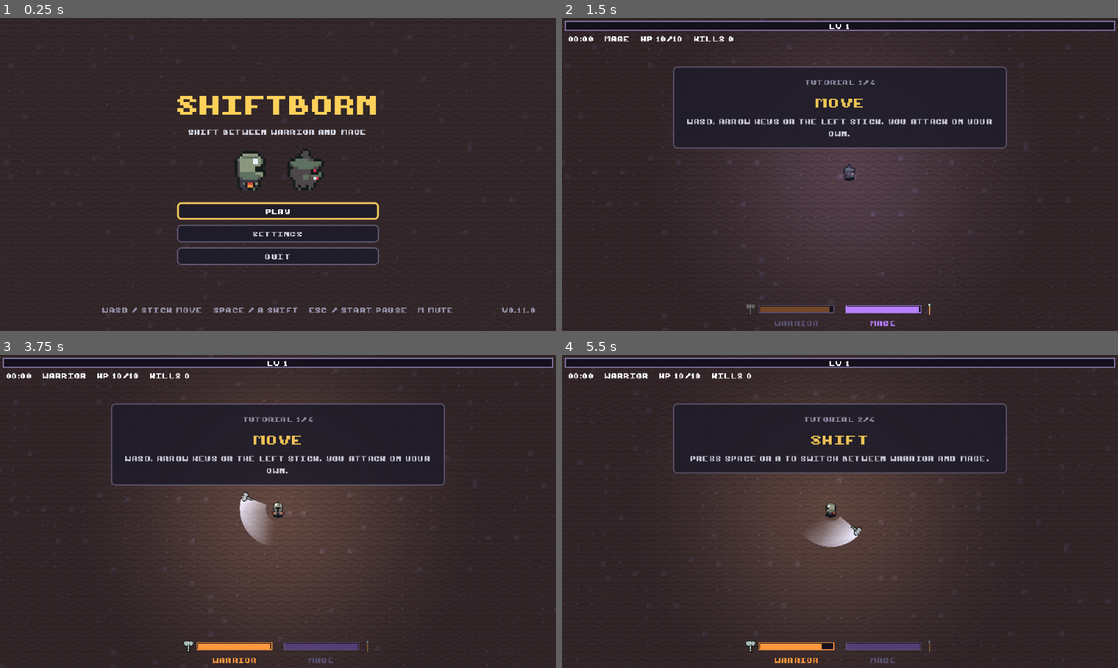
Above: before the commit, frames 1-4 (two rows, left to right).
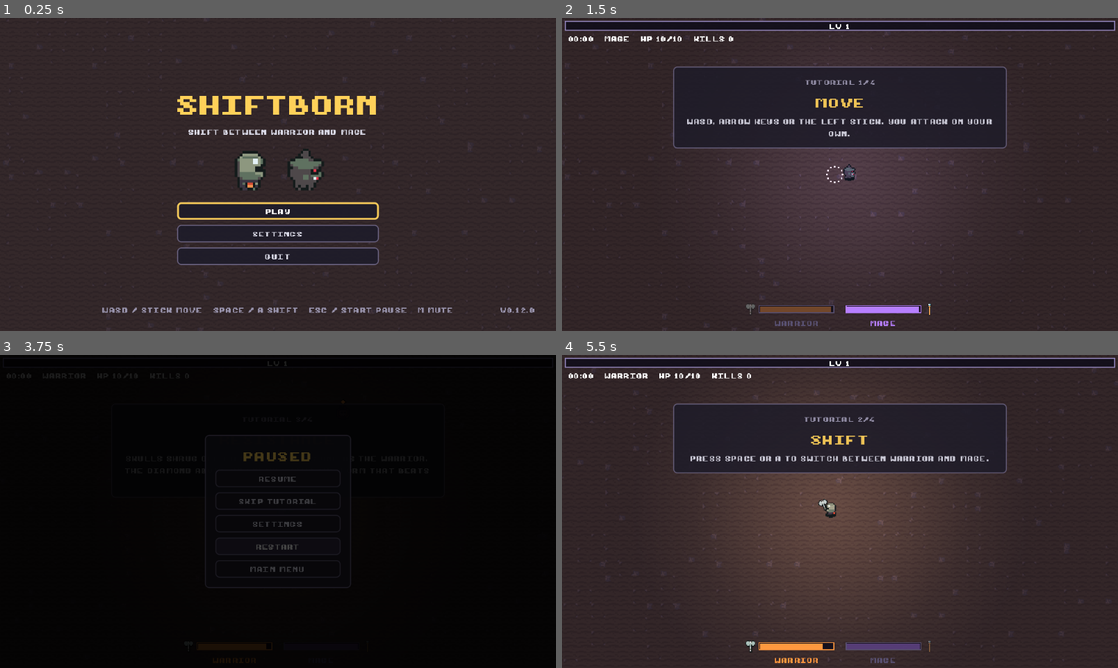
Above: after the commit, the same moments.

Repository: Unwin41/shiftborn
Game: Godot game, scene res://scenes/title.tscn
Same seed, same stepped clock (60 frames per second), same inputs: the game is played once before the commit and once after it.
Inputs (mouse positions are in pixels of both pictures, inside the frame that each line leads up to):
- Up to frame 1 (0.25 s): no input
- Up to frame 2 (1.5 s): click "PLAY" at 0.5 s; tap Enter at 1.25 s; move the mouse to (962, 158) at 1.27 s; hold D (move_right) from 1.28 s (still down); tap Space (shift_form) at 1.35 s
- Up to frame 3 (3.75 s): move the mouse to (166, 527) at 2.02 s; release D (move_right) at 2.03 s; hold S (move_down) 2.03-2.78 s; tap Shift at 2.1 s; move the mouse to (333, 442) at 2.77 s; hold D (move_right) 2.78-3.5 s; tap P at 2.85 s; click "RESTART" at 3.5 s
- Up to frame 4 (5.5 s): move the mouse to (812, 574) at 4.27 s; hold W (move_up) 4.28-5.03 s; tap 1 at 4.35 s; move the mouse to (1006, 558) at 5.02 s; hold A (move_left) from 5.03 s (still down); tap 2 at 5.1 s

The runs differ from the first frame. In frame 1, less than 0.1% of the frame differs, in the area x 90-97%, y 92-95%; in frame 2, less than 0.1%; in frame 3, 99%, in the area x 0-100%, y 0-100%; in frame 4, 0.6%.

Commit message:
feat: particle bursts and screen fades
ParticleBursts draws every particle from one node (half the count and
a lower cap on web): death bursts in each enemy's color (big ones for
mini-bosses and the boss), a ring in the new form's color on every
shift, a cyan burst plus a white screen flash on a perfect shift, and a
gold ring on level-up. The run opens with the player popping in.

A new Fade autoload fades to black and back on every scene change:
title to run, retry, and back to the main menu.

Co-Authored-By: Claude Opus 5.5 <noreply@anthropic.com>

Diff:
--- a/project.godot
+++ b/project.godot
@@ -12,7 +12,7 @@
 
 config/name="Shiftborn"
 config/description="Survivors-like where you shift between knight and mage. GitHub Game Off 2026 (theme: SHIFT)."
-config/version="0.11.0"
+config/version="0.12.0"
 run/main_scene="res://scenes/title.tscn"
 config/features=PackedStringArray("4.7", "GL Compatibility")
 config/icon="res://icon.svg"
@@ -21,6 +21,7 @@
 
 InputSetup="*res://scripts/input_setup.gd"
 Audio="*res://scripts/audio_manager.gd"
+Fade="*res://scripts/screen_fade.gd"
 
 [display]
 
--- a/scenes/boss.tscn
+++ b/scenes/boss.tscn
@@ -11,6 +11,8 @@
 script = ExtResource("2_boss")
 move_speed = 34.0
 max_health = 500.0
+particle_color = Color(1, 0.35, 0.3, 1)
+particle_count = 90
 contact_dps = 5.0
 body_radius = 20.0
 xp_value = 0
--- a/scenes/enemy_cyclops.tscn
+++ b/scenes/enemy_cyclops.tscn
@@ -9,6 +9,8 @@
 [node name="EnemyCyclops" instance=ExtResource("1_base")]
 move_speed = 32.0
 max_health = 70.0
+particle_color = Color(1, 0.45, 0.3, 1)
+particle_count = 40
 contact_dps = 4.0
 body_radius = 15.0
 xp_value = 15
--- a/scenes/enemy_giant_spirit.tscn
+++ b/scenes/enemy_giant_spirit.tscn
@@ -9,6 +9,8 @@
 [node name="EnemyGiantSpirit" instance=ExtResource("1_base")]
 move_speed = 30.0
 max_health = 140.0
+particle_color = Color(0.6, 0.78, 1, 1)
+particle_count = 40
 contact_dps = 5.0
 body_radius = 15.0
 xp_value = 25
--- a/scenes/enemy_skull.tscn
+++ b/scenes/enemy_skull.tscn
@@ -6,6 +6,8 @@
 [node name="EnemySkull" instance=ExtResource("1_base")]
 move_speed = 38.0
 max_health = 4.0
+particle_color = Color(0.95, 0.9, 0.8, 1)
+particle_count = 6
 contact_dps = 3.0
 resisted_form = 1
 
--- a/scenes/enemy_spirit.tscn
+++ b/scenes/enemy_spirit.tscn
@@ -6,6 +6,8 @@
 [node name="EnemySpirit" instance=ExtResource("1_base")]
 move_speed = 80.0
 max_health = 1.0
+particle_color = Color(0.6, 0.78, 1, 1)
+particle_count = 6
 contact_dps = 1.5
 body_radius = 5.0
 resisted_form = 0
--- a/scripts/enemy.gd
+++ b/scripts/enemy.gd
@@ -37,6 +37,10 @@
 @export var body_radius: float = 6.0
 ## XP granted to the player on death.
 @export var xp_value: int = 1
+## Color of the burst when this enemy dies.
+@export var particle_color: Color = Color(0.9, 0.3, 0.35)
+## Particles in that burst; bigger enemies make bigger bursts.
+@export var particle_count: int = 6
 ## Form whose attacks deal only [constant RESISTED_DAMAGE] of their damage.
 @export_enum("None:-1", "Warrior:0", "Mage:1") var resisted_form: int = NO_FORM
 
--- a/scripts/main.gd
+++ b/scripts/main.gd
@@ -31,6 +31,17 @@
 const RESULTS_DELAY := 1.2
 ## "PERFECT" appears this far from the player, above the head.
 const PERFECT_POPUP_OFFSET := Vector2(0, -14)
+const SHIFT_RING_PARTICLES := 12
+const SHIFT_RING_SPEED := 90.0
+const DEATH_BURST_SPEED := 70.0
+const PERFECT_PARTICLES := 24
+const PERFECT_PARTICLE_SPEED := 150.0
+const LEVEL_UP_PARTICLES := 18
+const LEVEL_UP_PARTICLE_SPEED := 60.0
+const LEVEL_UP_COLOR := Color(1.0, 0.82, 0.35)
+## Perfect shift flashes the screen white at this alpha, fading out.
+const PERFECT_FLASH_ALPHA := 0.3
+const PERFECT_FLASH_TIME := 0.25
 
 @onready var player: Player = $Player
 @onready var spawner: HordeSpawner = $HordeSpawner
@@ -48,6 +59,8 @@
 var pause_menu: PauseMenu
 var results_screen: ResultsScreen
 var tutorial: Tutorial
+var particles: ParticleBursts
+var _flash: ColorRect
 var _run_over: bool = false
 var _rng := RandomNumberGenerator.new()
 ## Level-ups earned but not picked yet; several can arrive in one frame.
@@ -75,6 +88,7 @@
 	spawner.enemy_spawned.connect(_on_enemy_spawned)
 	spawner.enemy_spawned.connect(_scale_enemy_health)
 	GameSettings.current()
+	_add_effects()
 	_rng.randomize()
 	level_up_menu = LevelUpMenu.new()
 	add_child(level_up_menu)
@@ -94,6 +108,25 @@
 		_start_tutorial()
 
 
+## Particles above the enemies, a white flash on the HUD, the player's
+## pop-in and the shift rings.
+func _add_effects() -> void:
+	particles = ParticleBursts.new()
+	# Bursts finish while the level-up or pause menu is open.
+	particles.process_mode = Node.PROCESS_MODE_ALWAYS
+	add_child(particles)
+	_flash = ColorRect.new()
+	_flash.color = Color.WHITE
+	_flash.modulate.a = 0.0
+	_flash.mouse_filter = Control.MOUSE_FILTER_IGNORE
+	_flash.set_anchors_and_offsets_preset(Control.PRESET_FULL_RECT)
+	$HUD.add_child(_flash)
+	player.form_changed.connect(func(new_form: Player.Form) -> void:
+		particles.ring(player.global_position, Player.ui_color(new_form), SHIFT_RING_PARTICLES, SHIFT_RING_SPEED))
+	player.play_intro()
+	particles.ring(player.global_position, Color.WHITE, SHIFT_RING_PARTICLES * 2, SHIFT_RING_SPEED)
+
+
 ## The guided first run: waves and the run clock wait until it ends.
 func _start_tutorial() -> void:
 	spawner.stop()
@@ -181,13 +214,11 @@
 
 
 func restart() -> void:
-	get_tree().paused = false
-	get_tree().reload_current_scene()
+	ScreenFade.go_to(get_tree())
 
 
 func go_to_title() -> void:
-	get_tree().paused = false
-	get_tree().change_scene_to_file(TITLE_SCENE)
+	ScreenFade.go_to(get_tree(), TITLE_SCENE)
 
 
 func _on_enemy_spawned(enemy: Node2D) -> void:
@@ -223,6 +254,7 @@
 
 
 func _on_enemy_died(enemy: Enemy) -> void:
+	particles.burst(enemy.global_position, enemy.particle_color, enemy.particle_count, DEATH_BURST_SPEED)
 	if _run_over:
 		return
 	kills += 1
@@ -246,6 +278,7 @@
 		get_tree().paused = true
 		level_up_menu.open(offers, levels)
 		AudioManager.play(&"level_up")
+		particles.ring(player.global_position, LEVEL_UP_COLOR, LEVEL_UP_PARTICLES, LEVEL_UP_PARTICLE_SPEED)
 		return
 	_level_up_active = false
 	get_tree().paused = false
@@ -259,6 +292,10 @@
 
 func _on_perfect_shift() -> void:
 	_hitstop.slow_motion(PerfectShift.SLOW_TIME, PerfectShift.SLOW_SCALE)
+	particles.burst(player.global_position, PerfectShift.POPUP_COLOR, PERFECT_PARTICLES, PERFECT_PARTICLE_SPEED)
+	_flash.modulate.a = PERFECT_FLASH_ALPHA
+	# Real time: the flash should not crawl during the slow motion.
+	create_tween().set_ignore_time_scale().tween_property(_flash, ^"modulate:a", 0.0, PERFECT_FLASH_TIME)
 	damage_numbers.spawn_text(player.global_position + PERFECT_POPUP_OFFSET, PerfectShift.POPUP_TEXT, PerfectShift.POPUP_COLOR)
 
 
--- /dev/null
+++ b/scripts/particle_bursts.gd
@@ -0,0 +1,104 @@
+class_name ParticleBursts
+extends Node2D
+## Every particle in the run lives in this one node and is drawn as a
+## small square, like [DamageNumbers] does for text: cheap enough for the
+## web build. Bursts fly out, slow down and fade. LOW quality halves the
+## counts; a cap drops the oldest particles first.
+
+const MAX_PARTICLES_HIGH := 700
+const MAX_PARTICLES_LOW := 250
+const DEFAULT_LIFETIME := 0.45
+## Velocity is multiplied by exp(-DRAG * t), so bursts ease out.
+const DRAG := 5.0
+const SIZE := 2.0
+const GLOW_BOOST := 2.5
+const UNSHADED := preload("res://assets/fx/unshaded.tres")
+
+var max_particles: int = MAX_PARTICLES_HIGH
+
+var _positions: PackedVector2Array = []
+var _velocities: PackedVector2Array = []
+var _ages: PackedFloat32Array = []
+var _lifetimes: PackedFloat32Array = []
+var _colors: PackedColorArray = []
+
+
+## [param count] on HIGH, about half (at least 1) on LOW.
+static func scaled_count(count: int, high: bool) -> int:
+	return count if high else maxi(count / 2, 1)
+
+
+func _init() -> void:
+	max_particles = MAX_PARTICLES_HIGH if Quality.is_high() else MAX_PARTICLES_LOW
+	z_index = 18
+	material = UNSHADED
+
+
+## Particles in random directions, at up to [param speed] px/s.
+func burst(at: Vector2, color: Color, count: int, speed: float, lifetime: float = DEFAULT_LIFETIME) -> void:
+	for i in scaled_count(count, Quality.is_high()) if is_inside_tree() else count:
+		var velocity := Vector2.from_angle(randf() * TAU) * speed * randf_range(0.4, 1.0)
+		_add(at, velocity, color, lifetime * randf_range(0.7, 1.0))
+
+
+## Particles evenly around a circle, all at [param speed] px/s.
+func ring(at: Vector2, color: Color, count: int, speed: float, lifetime: float = DEFAULT_LIFETIME) -> void:
+	var total := scaled_count(count, Quality.is_high()) if is_inside_tree() else count
+	for i in total:
+		_add(at, Vector2.from_angle(TAU * i / total) * speed, color, lifetime)
+
+
+func count() -> int:
+	return _positions.size()
+
+
+func position_of(index: int) -> Vector2:
+	return _positions[index]
+
+
+## Moves every particle by [param delta] seconds and drops expired ones.
+func advance(delta: float) -> void:
+	var slow := exp(-DRAG * delta)
+	var i := 0
+	while i < _positions.size():
+		_ages[i] += delta
+		if _ages[i] >= _lifetimes[i]:
+			_remove(i)
+			continue
+		_positions[i] += _velocities[i] * delta
+		_velocities[i] *= slow
+		i += 1
+
+
+func _process(delta: float) -> void:
+	if _positions.is_empty():
+		return
+	advance(delta)
+	queue_redraw()
+
+
+func _draw() -> void:
+	for i in _positions.size():
+		var fade := 1.0 - _ages[i] / _lifetimes[i]
+		var size := SIZE * (0.5 + 0.5 * fade)
+		var color := Quality.glow(_colors[i], GLOW_BOOST)
+		color.a *= fade
+		draw_rect(Rect2(_positions[i] - Vector2.ONE * size * 0.5, Vector2.ONE * size), color)
+
+
+func _add(at: Vector2, velocity: Vector2, color: Color, lifetime: float) -> void:
+	if _positions.size() >= max_particles:
+		_remove(0)
+	_positions.append(at)
+	_velocities.append(velocity)
+	_ages.append(0.0)
+	_lifetimes.append(lifetime)
+	_colors.append(color)
+
+
+func _remove(index: int) -> void:
+	_positions.remove_at(index)
+	_velocities.remove_at(index)
+	_ages.remove_at(index)
+	_lifetimes.remove_at(index)
+	_colors.remove_at(index)
--- a/scripts/player.gd
+++ b/scripts/player.gd
@@ -52,6 +52,7 @@
 ## Invulnerable: the sprite blinks between these every BLINK_TIME seconds.
 const INVULNERABLE_TINT := Color(1.8, 1.8, 2.2)
 const INVULNERABLE_BLINK_TIME := 0.06
+const INTRO_TIME := 0.45
 ## Momentum: damage bonus lasts this long after each shift.
 const MOMENTUM_TIME := 2.0
 ## Blood Pact: damage factor while at full health.
@@ -211,6 +212,13 @@
 		add_child(orbit)
 
 
+## The run's opening: the sprite pops in from nothing.
+func play_intro() -> void:
+	_sprite.scale = Vector2.ZERO
+	create_tween().tween_property(_sprite, ^"scale", Vector2.ONE, INTRO_TIME) \
+		.set_trans(Tween.TRANS_BACK).set_ease(Tween.EASE_OUT)
+
+
 func make_invulnerable(seconds: float) -> void:
 	_invulnerable_time = maxf(_invulnerable_time, seconds)
 
--- /dev/null
+++ b/scripts/screen_fade.gd
@@ -0,0 +1,72 @@
+class_name ScreenFade
+extends CanvasLayer
+## Autoload "Fade": a black layer over everything that fades out before a
+## scene change and back in after it. Without the autoload (unit tests)
+## [method go_to] changes the scene at once.
+
+const LAYER := 100
+const FADE_TIME := 0.25
+
+static var _instance: ScreenFade
+
+var _rect: ColorRect
+var _busy: bool = false
+
+
+## Fades out, changes to [param path] (or reloads the current scene when
+## it is empty) and fades back in.
+static func go_to(tree: SceneTree, path: String = "") -> void:
+	if _instance == null or not _instance.is_inside_tree():
+		_change(tree, path)
+		return
+	_instance._go_to(path)
+
+
+static func _change(tree: SceneTree, path: String) -> void:
+	tree.paused = false
+	if path.is_empty():
+		tree.reload_current_scene()
+	else:
+		tree.change_scene_to_file(path)
+
+
+func _init() -> void:
+	layer = LAYER
+	process_mode = Node.PROCESS_MODE_ALWAYS
+	_rect = ColorRect.new()
+	_rect.color = Color.BLACK
+	_rect.modulate.a = 0.0
+	_rect.mouse_filter = Control.MOUSE_FILTER_IGNORE
+	_rect.set_anchors_and_offsets_preset(Control.PRESET_FULL_RECT)
+	add_child(_rect)
+
+
+func _enter_tree() -> void:
+	_instance = self
+
+
+func _exit_tree() -> void:
+	if _instance == self:
+		_instance = null
+
+
+func alpha() -> float:
+	return _rect.modulate.a
+
+
+func _go_to(path: String) -> void:
+	if _busy:
+		return
+	_busy = true
+	# Block clicks while the screen is dark.
+	_rect.mouse_filter = Control.MOUSE_FILTER_STOP
+	var out := create_tween()
+	out.tween_property(_rect, ^"modulate:a", 1.0, FADE_TIME)
+	await out.finished
+	_change(get_tree(), path)
+	await get_tree().process_frame
+	var back := create_tween()
+	back.tween_property(_rect, ^"modulate:a", 0.0, FADE_TIME)
+	await back.finished
+	_rect.mouse_filter = Control.MOUSE_FILTER_IGNORE
+	_busy = false
--- a/scripts/title_screen.gd
+++ b/scripts/title_screen.gd
@@ -41,7 +41,7 @@
 
 func start_run() -> void:
 	AudioManager.play(&"card_pick")
-	get_tree().change_scene_to_file(RUN_SCENE)
+	ScreenFade.go_to(get_tree(), RUN_SCENE)
 
 
 func _unhandled_input(event: InputEvent) -> void:
--- /dev/null
+++ b/tests/unit/test_particle_bursts.gd
@@ -0,0 +1,53 @@
+extends TestCase
+## Draw-based particle bursts: one node holds every particle.
+
+
+func test_burst_adds_the_requested_count() -> void:
+	var bursts := ParticleBursts.new()
+	bursts.max_particles = 100
+	bursts.burst(Vector2.ZERO, Color.RED, 8, 50.0)
+	assert_eq(bursts.count(), 8)
+	bursts.free()
+
+
+func test_cap_drops_the_oldest_particles() -> void:
+	var bursts := ParticleBursts.new()
+	bursts.max_particles = 10
+	bursts.burst(Vector2.ZERO, Color.RED, 8, 50.0)
+	bursts.burst(Vector2.ZERO, Color.BLUE, 8, 50.0)
+	assert_eq(bursts.count(), 10)
+	bursts.free()
+
+
+func test_particles_move_and_expire() -> void:
+	var bursts := ParticleBursts.new()
+	bursts.max_particles = 100
+	bursts.burst(Vector2.ZERO, Color.RED, 4, 50.0, 0.5)
+	bursts.advance(0.1)
+	assert_true(bursts.position_of(0).length() > 0.0, "particles should fly outward")
+	bursts.advance(0.5)
+	assert_eq(bursts.count(), 0)
+	bursts.free()
+
+
+func test_ring_spreads_particles_evenly() -> void:
+	var bursts := ParticleBursts.new()
+	bursts.max_particles = 100
+	bursts.ring(Vector2.ZERO, Color.WHITE, 4, 40.0)
+	bursts.advance(0.05)
+	var first := bursts.position_of(0).angle()
+	var second := bursts.position_of(1).angle()
+	assert_almost_eq(absf(angle_difference(first, second)), TAU / 4.0, 0.01)
+	bursts.free()
+
+
+func test_count_scale_is_lower_on_low_quality() -> void:
+	assert_eq(ParticleBursts.scaled_count(10, false), 5)
+	assert_eq(ParticleBursts.scaled_count(10, true), 10)
+	assert_eq(ParticleBursts.scaled_count(1, false), 1)
+
+
+func test_screen_fade_starts_clear_and_falls_back_without_autoload() -> void:
+	var fade := ScreenFade.new()
+	assert_almost_eq(fade.alpha(), 0.0)
+	fade.free()
Not shown, added: scripts/particle_bursts.gd.uid
Not shown, added: scripts/screen_fade.gd.uid
Not shown, added: tests/unit/test_particle_bursts.gd.uid
